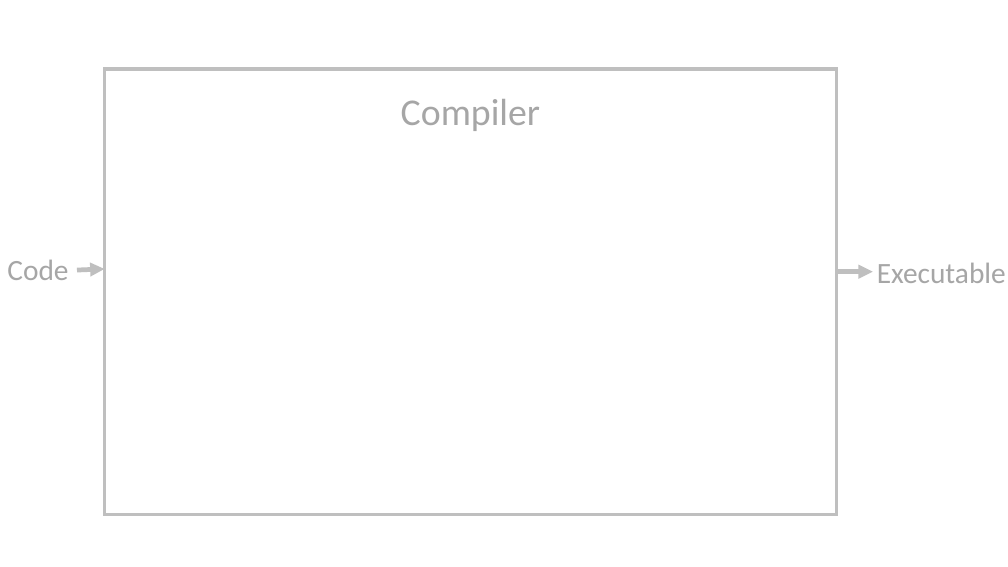
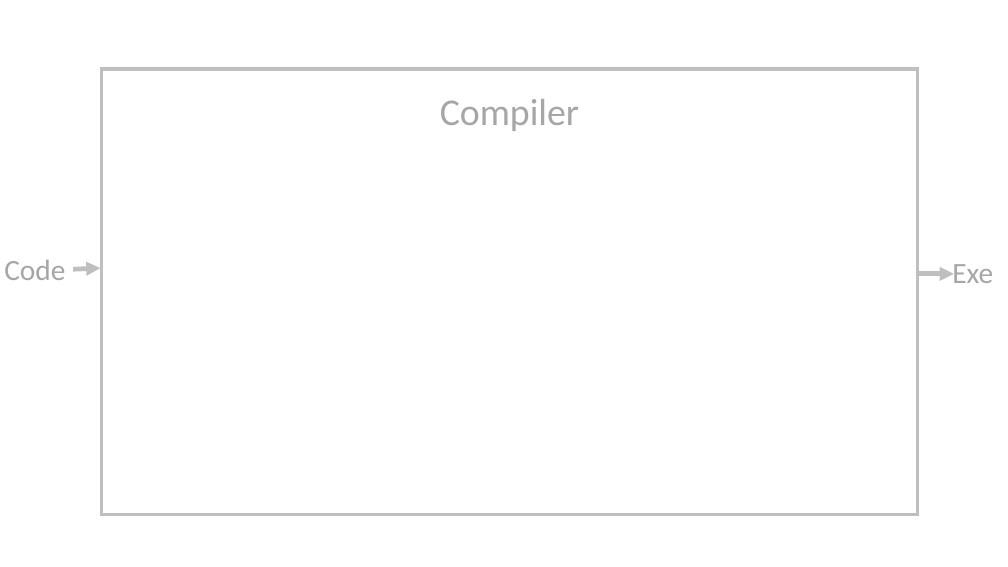
Before and after one commit to ganoliz/NI-GEN, a slide deck: slide 26 of media/NI-GEN-1.pptx (slide 25 before the commit). Drawn at 1008x567 pixels with LibreOffice and Linux fonts; fonts in the diff are those of the drawing. Boxes give left, top, right and bottom in pixels: in the first picture for what was removed or moved away, otherwise in the second. Text is boxed around its words. In the diff, an @@ line names an element or a change of style, - is before the commit and + after.

```diff
--- a/media/NI-GEN-1.pptx
+++ b/media/NI-GEN-1.pptx
@@ rectangle "Compiler": place and size @@
-rectangle "Compiler" at [104,69,836,514]
+rectangle "Compiler" at [101,69,918,514]
@@ arrow moved from (77, 270) - (104, 269) to (73, 269) - (101, 268) @@
@@ text at [952,264,993,283]: text changed @@
-Executable
+Exe
@@ arrow moved from (837, 271) - (873, 271) to (918, 274) - (954, 274) @@
```
Also in this commit, not shown: 3 other slides changed, 50 slides added, 5 slides removed, 3 other files.
